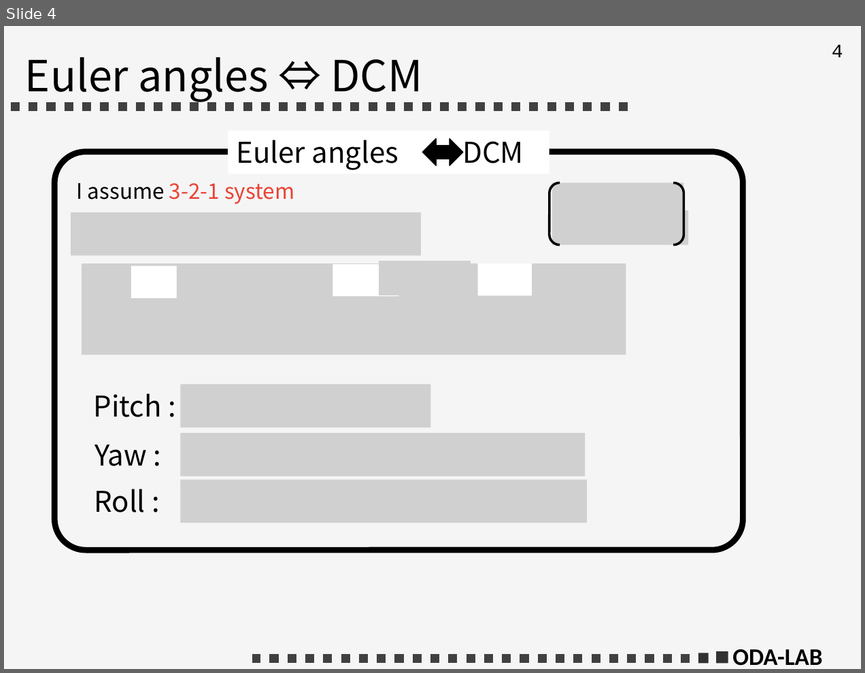
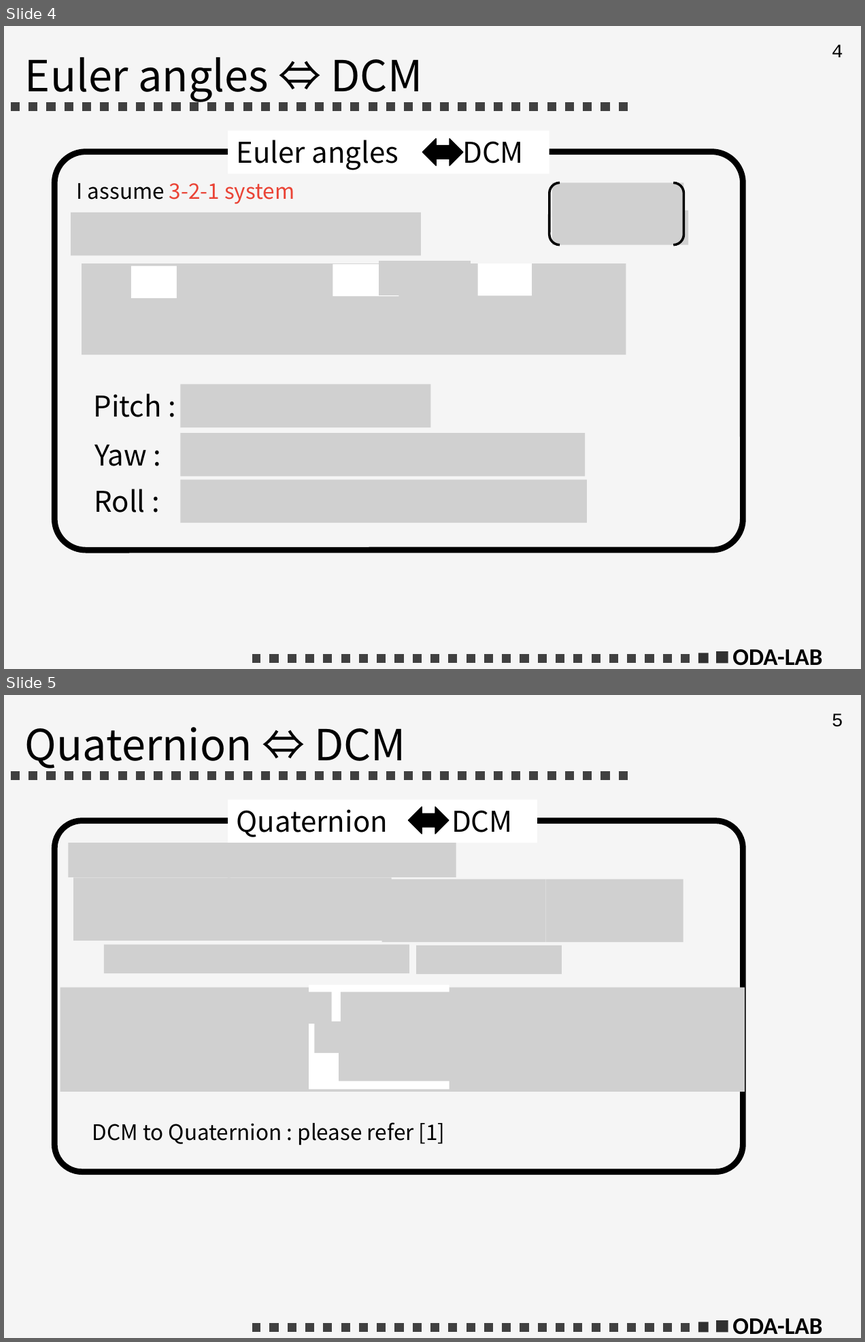
Before and after one commit to gakuseishitsu/ExtendedKalmanFilterForIMU, a slide deck: images/images_for_readme.pptx. Shown one above the other, each under a label of ours: slide 4 before the commit, slides 4 and 5 after it. The pictures are 865x673 and 865x1342 pixels, drawn with LibreOffice and Linux fonts; fonts in the diff are those of the drawing; grey boxes stand for pictures. Boxes give left, top, right and bottom in pixels: in the first picture for what was removed or moved away, otherwise in the second. Text is boxed around its words. In the diff, an @@ line names an element or a change of style, - is before the commit and + after.

Commit message:
add pic of quaternion

```diff
--- a/images/images_for_readme.pptx
+++ b/images/images_for_readme.pptx
@@ slide 5 added at (4,695,861,1338), background #F5F5F5; not listed: 6 template elements that a slide beside it also shows @@
@@ title added at (25,727,406,768), 36 pt, text #000000 @@
+Quaternion ⇔ DCM
@@ rectangle added at (228,800,537,843), fill #FFFFFF, 24 pt, text #000000 @@
+Quaternion DCM
@@ left right arrow added at (409,807,449,833), fill #000000, outline #000000 0.75 pt @@
@@ rounded rectangle added at (54,821,742,1172), outline #000000 5 pt @@
@@ picture added at (68,843,456,877) @@
@@ picture added at (73,877,230,940) @@
@@ picture added at (228,877,392,940) @@
@@ picture added at (382,879,545,942) @@
@@ picture added at (545,879,683,942) @@
@@ picture added at (104,945,409,974) @@
@@ picture added at (416,945,562,974) @@
@@ picture added at (60,987,745,1091) @@
@@ picture added at (124,991,331,1023) @@
@@ rectangle added at (309,985,449,1089), fill #FFFFFF @@
@@ picture added at (341,991,493,1023) @@
@@ picture added at (535,991,694,1023) @@
@@ picture added at (152,1021,304,1053) @@
@@ picture added at (314,1021,528,1053) @@
@@ picture added at (535,1021,694,1053) @@
@@ picture added at (149,1049,307,1081) @@
@@ picture added at (339,1049,498,1081) @@
@@ picture added at (515,1049,728,1081) @@
@@ text added at (92,1122,445,1145), 18 pt, text #000000 @@
+DCM to Quaternion : please refer [1]
```
Also in this commit, not shown: 2 other files.
